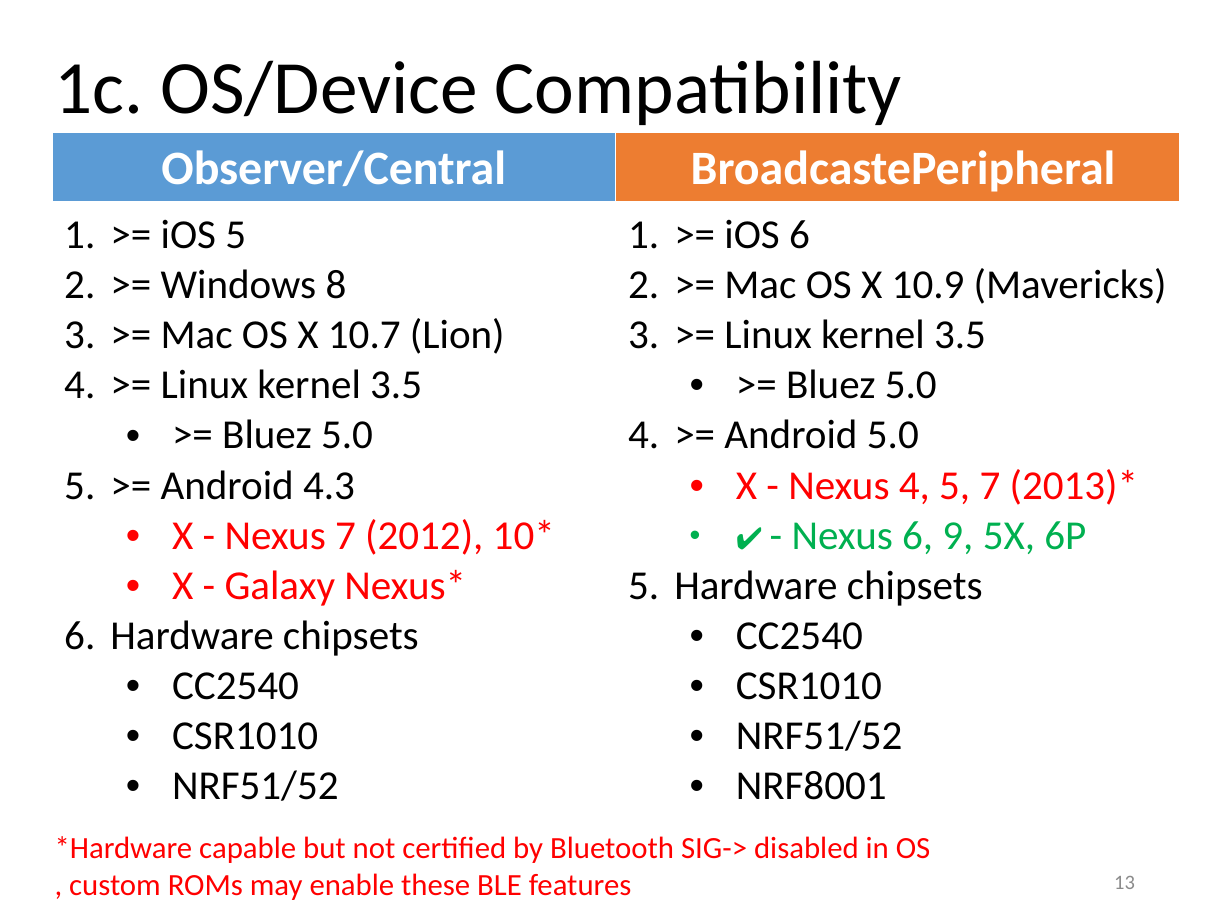
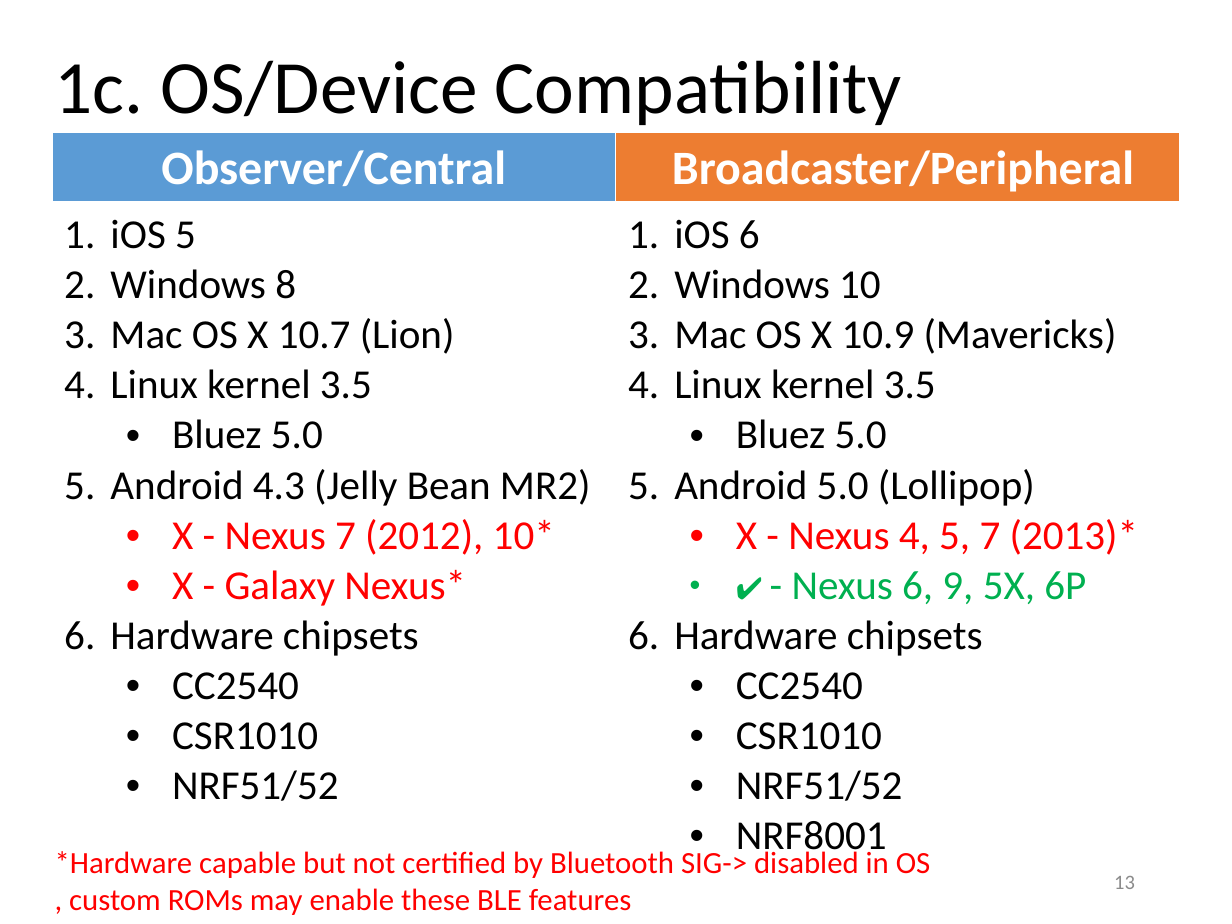
Before and after one commit to yeokm1/intro-to-ble, a slide deck: slide 13 of intro to ble.pptx. Drawn at 1232x924 pixels with LibreOffice and Linux fonts; fonts in the diff are those of the drawing. Boxes give left, top, right and bottom in pixels: in the first picture for what was removed or moved away, otherwise in the second. Text is boxed around its words. In the diff, an @@ line names an element or a change of style, - is before the commit and + after.

```diff
--- a/intro to ble.pptx
+++ b/intro to ble.pptx
@@ table at <box>52,132,1180,924</box> @@
-row 1, column 2: BroadcastePeripheral
+row 1, column 2: Broadcaster/Peripheral
-row 2, column 1: >= iOS 5 / >= Windows 8 / >= Mac OS X 10.7 (Lion) / >= Linux kernel 3.5 / >= Bluez 5.0 / >= Android 4.3 / X - Nexus 7 (2012), 10* / X - Galaxy Nexus* / Hardware chipsets / CC2540 / CSR1010 / NRF51/52
+row 2, column 1: iOS 5 / Windows 8 / Mac OS X 10.7 (Lion) / Linux kernel 3.5 / Bluez 5.0 / Android 4.3 (Jelly Bean MR2) / X - Nexus 7 (2012), 10* / X - Galaxy Nexus* / Hardware chipsets / CC2540 / CSR1010 / NRF51/52
-row 2, column 2: >= iOS 6 / >= Mac OS X 10.9 (Mavericks) / >= Linux kernel 3.5 / >= Bluez 5.0 / >= Android 5.0 / X - Nexus 4, 5, 7 (2013)* / ✔ - Nexus 6, 9, 5X, 6P / Hardware chipsets / CC2540 / CSR1010 / NRF51/52 / NRF8001
+row 2, column 2: iOS 6 / Windows 10 / Mac OS X 10.9 (Mavericks) / Linux kernel 3.5 / Bluez 5.0 / Android 5.0 (Lollipop) / X - Nexus 4, 5, 7 (2013)* / ✔ - Nexus 6, 9, 5X, 6P / Hardware chipsets / CC2540 / CSR1010 / NRF51/52 / NRF8001
@@ text "*Hardware capable but not certified ..." rewrapped from <box>55,836,931,900</box> to <box>55,847,931,915</box> @@
```
Also in this commit, not shown: 2 other slides changed, 1 other file.
